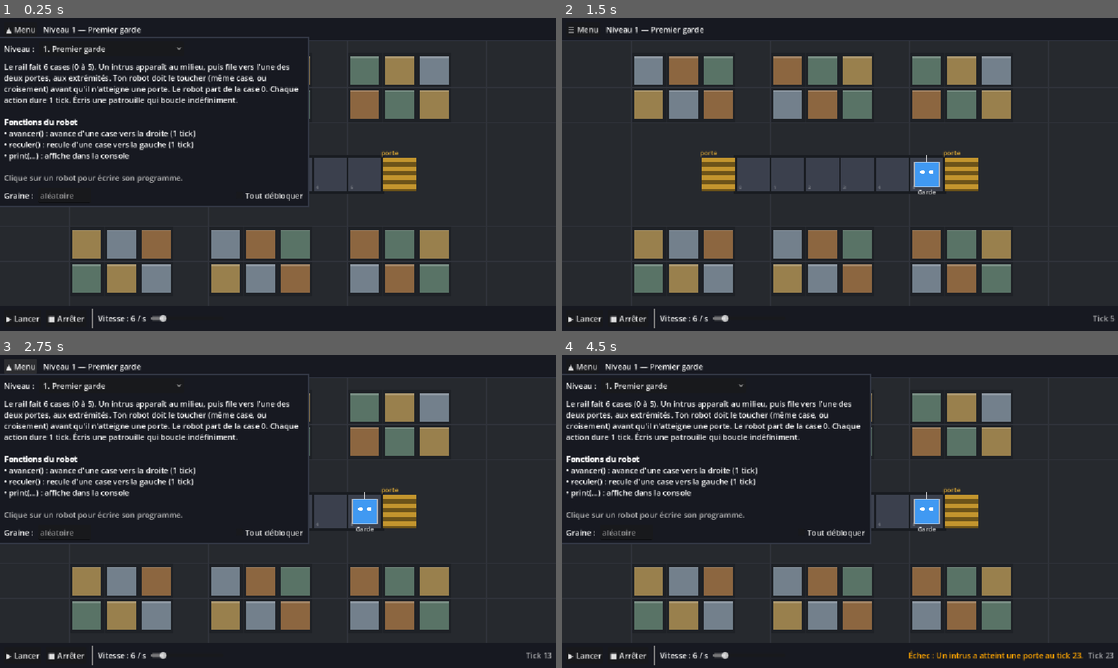
Above: before the commit, frames 1-4 (two rows, left to right).
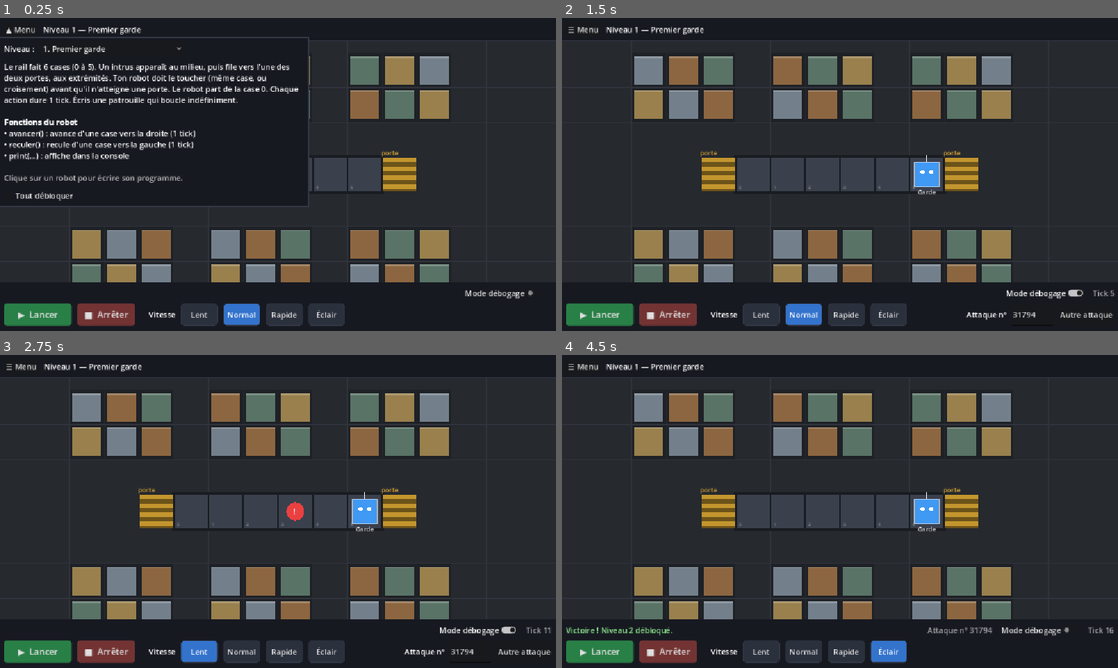
Above: after the commit, the same moments.

Repository: YohanPoirier/jeu_securite
Game: Godot game, scene res://main.tscn
Same seed, same stepped clock (60 frames per second), same inputs: the game is played once before the commit and once after it.
Inputs (mouse positions are in pixels of both pictures, inside the frame that each line leads up to):
- Up to frame 1 (0.25 s): no input
- Up to frame 2 (1.5 s): click "▶ Lancer" at 0.5 s; click (1045, 293) at 1.25 s, where only the run after the commit has a clickable "Mode débogage"
- Up to frame 3 (2.75 s): click "☰ Menu" (after the commit: "Lent") at 2 s
- Up to frame 4 (4.5 s): click (1040, 630) at 2.75 s, where only the run after the commit has a clickable "Mode débogage"; click (845, 652) at 3.5 s, where only the run after the commit has a clickable "Rapide"; click (890, 652) at 4.25 s, where only the run after the commit has a clickable "Éclair"

The runs differ from the first frame. In frame 1, 5.5% of the frame differs, in the area x 0-96%, y 55-100%; in frame 2, 5.6%; in frame 3, 18%; in frame 4, 18%, in the area x 0-100%, y 2-100%.

Commit message:
Barre de lancement plus consistante et mode débogage pour rejouer une attaque
- Boutons Lancer / Arrêter pleins et colorés ; vitesse en quatre boutons (Lent, Normal, Rapide, Éclair) à la place de la glissière
- Chaque essai affiche un numéro d'attaque ; le mode débogage permet de rejouer la même attaque (même numéro) ou d'en tirer une autre
- Le mot « graine » disparaît de l'interface

Co-Authored-By: Claude Sonnet 5.5 <noreply@anthropic.com>
Claude-Session: https://claude.ai/code/session_01Qn8oNbxsrQNPS2EWgssgFJ

Diff:
--- a/scripts/main.gd
+++ b/scripts/main.gd
@@ -12,7 +12,8 @@
 
 const SAVE_PATH := "user://progression.cfg"
 const TOP_H := 40
-const BOTTOM_H := 52
+const BOTTOM_H := 102
+const SPEEDS := [["Lent", 3], ["Normal", 6], ["Rapide", 12], ["Éclair", 30]]
 const EDITOR_W := 520
 const MENU_W := 640
 const PANEL_BG := Color(0.09, 0.10, 0.13)
@@ -28,6 +29,9 @@
 var editors: Dictionary = {}  # id du robot -> CodeEdit
 var marks: Dictionary = {}  # id du robot -> ligne surlignée
 var open_robot := ""
+var tps := 6  # ticks par seconde
+var debug_mode := false
+var last_attack := -1
 
 var view
 var menu_btn: Button
@@ -35,12 +39,13 @@
 var menu_panel: PanelContainer
 var menu_text: RichTextLabel
 var level_select: OptionButton
-var seed_edit: LineEdit
 var unlock_all: CheckBox
 var btn_run: Button
 var btn_stop: Button
-var speed_slider: HSlider
-var speed_label: Label
+var debug_check: CheckButton
+var attack_box: HBoxContainer
+var attack_edit: LineEdit
+var attack_label: Label
 var tick_label: Label
 var status_label: Label
 var editor_panel: PanelContainer
@@ -123,7 +128,6 @@
 	_build_editor_panel()
 	_build_bottom_bar()
 	_build_menu()
-	_update_speed_label()
 	_refresh_level_items()
 
 
@@ -166,19 +170,31 @@
 	menu_text.fit_content = true
 	menu_text.scroll_active = false
 	mv.add_child(menu_text)
-	var row2 := HBoxContainer.new()
-	row2.add_theme_constant_override("separation", 10)
-	mv.add_child(row2)
-	row2.add_child(_label("Graine :"))
-	seed_edit = LineEdit.new()
-	seed_edit.placeholder_text = "aléatoire"
-	seed_edit.custom_minimum_size = Vector2(110, 0)
-	row2.add_child(seed_edit)
-	row2.add_child(_spacer())
 	unlock_all = CheckBox.new()
 	unlock_all.text = "Tout débloquer"
 	unlock_all.toggled.connect(func(_b): _refresh_level_items())
-	row2.add_child(unlock_all)
+	mv.add_child(unlock_all)
+
+
+## Bouton plein, de couleur, plus visible que les boutons par défaut.
+func _styled_button(text: String, color: Color) -> Button:
+	var btn := Button.new()
+	btn.text = text
+	btn.custom_minimum_size = Vector2(140, 46)
+	btn.add_theme_font_size_override("font_size", 18)
+	for state in ["normal", "hover", "pressed", "disabled"]:
+		var sb := StyleBoxFlat.new()
+		sb.bg_color = color
+		if state == "hover":
+			sb.bg_color = color.lightened(0.15)
+		elif state == "pressed":
+			sb.bg_color = color.darkened(0.2)
+		elif state == "disabled":
+			sb.bg_color = color.darkened(0.5)
+		sb.set_corner_radius_all(6)
+		sb.set_content_margin_all(8)
+		btn.add_theme_stylebox_override(state, sb)
+	return btn
 
 
 func _build_bottom_bar() -> void:
@@ -187,35 +203,95 @@
 	bottom.grow_vertical = Control.GROW_DIRECTION_BEGIN
 	bottom.custom_minimum_size = Vector2(0, BOTTOM_H)
 	add_child(bottom)
+	var bv := VBoxContainer.new()
+	bv.add_theme_constant_override("separation", 6)
+	bottom.add_child(bv)
+
+	# ligne du haut : résultat de l'essai, numéro de l'attaque, tick
+	var info := HBoxContainer.new()
+	info.add_theme_constant_override("separation", 14)
+	bv.add_child(info)
+	status_label = _label("")
+	status_label.add_theme_font_size_override("font_size", 16)
+	info.add_child(status_label)
+	info.add_child(_spacer())
+	attack_label = _label("")
+	attack_label.modulate = Color(1, 1, 1, 0.6)
+	info.add_child(attack_label)
+	debug_check = CheckButton.new()
+	debug_check.text = "Mode débogage"
+	debug_check.tooltip_text = "Rejoue toujours la même attaque, pour tester ton programme."
+	debug_check.toggled.connect(_on_debug_toggled)
+	info.add_child(debug_check)
+	tick_label = _label("")
+	tick_label.modulate = Color(1, 1, 1, 0.6)
+	info.add_child(tick_label)
+
+	# ligne des commandes
 	var bh := HBoxContainer.new()
-	bh.add_theme_constant_override("separation", 10)
-	bottom.add_child(bh)
-	btn_run = Button.new()
-	btn_run.text = "▶ Lancer"
+	bh.add_theme_constant_override("separation", 12)
+	bv.add_child(bh)
+	btn_run = _styled_button("▶  Lancer", Color(0.16, 0.50, 0.28))
 	btn_run.pressed.connect(_on_run)
 	bh.add_child(btn_run)
-	btn_stop = Button.new()
-	btn_stop.text = "■ Arrêter"
+	btn_stop = _styled_button("■  Arrêter", Color(0.45, 0.20, 0.20))
+	btn_stop.custom_minimum_size = Vector2(120, 46)
 	btn_stop.pressed.connect(_on_stop)
 	bh.add_child(btn_stop)
 	bh.add_child(VSeparator.new())
-	speed_label = _label("")
-	bh.add_child(speed_label)
-	speed_slider = HSlider.new()
-	speed_slider.min_value = 1
-	speed_slider.max_value = 40
-	speed_slider.step = 1
-	speed_slider.value = 6
-	speed_slider.custom_minimum_size = Vector2(150, 0)
-	speed_slider.size_flags_vertical = Control.SIZE_SHRINK_CENTER
-	speed_slider.value_changed.connect(func(_v): _update_speed_label())
-	bh.add_child(speed_slider)
+	bh.add_child(_label("Vitesse"))
+	var group := ButtonGroup.new()
+	for sp in SPEEDS:
+		var sb := Button.new()
+		sb.text = sp[0]
+		sb.toggle_mode = true
+		sb.button_group = group
+		sb.custom_minimum_size = Vector2(76, 40)
+		for state in ["normal", "hover", "pressed", "hover_pressed"]:
+			var box := StyleBoxFlat.new()
+			var on: bool = state.ends_with("pressed")
+			box.bg_color = Color(0.20, 0.45, 0.80) if on else Color(0.17, 0.19, 0.24)
+			if state == "hover":
+				box.bg_color = Color(0.24, 0.27, 0.34)
+			box.border_color = BORDER
+			box.set_border_width_all(1)
+			box.set_corner_radius_all(6)
+			box.set_content_margin_all(6)
+			sb.add_theme_stylebox_override(state, box)
+		sb.button_pressed = (sp[1] == tps)
+		var v: int = sp[1]
+		sb.pressed.connect(func(): tps = v)
+		bh.add_child(sb)
 	bh.add_child(_spacer())
-	status_label = _label("")
-	bh.add_child(status_label)
-	tick_label = _label("")
-	tick_label.modulate = Color(1, 1, 1, 0.6)
-	bh.add_child(tick_label)
+
+	# mode débogage : rejouer la même attaque
+	attack_box = HBoxContainer.new()
+	attack_box.add_theme_constant_override("separation", 8)
+	attack_box.visible = false
+	bh.add_child(attack_box)
+	attack_box.add_child(_label("Attaque n°"))
+	attack_edit = LineEdit.new()
+	attack_edit.custom_minimum_size = Vector2(90, 0)
+	attack_edit.placeholder_text = "?"
+	attack_edit.tooltip_text = "Chaque numéro correspond à une attaque précise : le même numéro rejoue exactement la même attaque."
+	attack_box.add_child(attack_edit)
+	var b_new := Button.new()
+	b_new.text = "Autre attaque"
+	b_new.custom_minimum_size = Vector2(0, 40)
+	b_new.pressed.connect(func(): attack_edit.text = str(_new_attack_id()))
+	attack_box.add_child(b_new)
+
+
+func _new_attack_id() -> int:
+	return randi() % 100000
+
+
+func _on_debug_toggled(on: bool) -> void:
+	debug_mode = on
+	attack_box.visible = on
+	attack_label.visible = not on
+	if on and last_attack >= 0:
+		attack_edit.text = str(last_attack)  # on rejoue l'attaque qu'on vient de voir
 
 
 func _build_editor_panel() -> void:
@@ -281,10 +357,6 @@
 	return e
 
 
-func _update_speed_label() -> void:
-	speed_label.text = "Vitesse : %d / s" % int(speed_slider.value)
-
-
 func _refresh_level_items() -> void:
 	level_select.clear()
 	for i in levels.size():
@@ -404,16 +476,18 @@
 			_mark_line(id, res.line)
 			return
 		compiled[id] = res.code
-	var s := 0
-	var txt := seed_edit.text.strip_edges()
-	if txt.is_valid_int():
-		s = txt.to_int()
+	var attack: int
+	if debug_mode and attack_edit.text.strip_edges().is_valid_int():
+		attack = attack_edit.text.strip_edges().to_int()  # même numéro = même attaque
 	else:
-		s = randi() % 1000000
+		attack = _new_attack_id()
+	last_attack = attack
+	attack_edit.text = str(attack)
+	attack_label.text = "Attaque n° %d" % attack
 	console.clear()
-	_log("[color=gray]Graine %d[/color]" % s)
+	_log("[color=gray]Attaque n° %d[/color]" % attack)
 	_set_status("", Color.WHITE)
-	world = World.new(lv, compiled, s)
+	world = World.new(lv, compiled, attack)
 	view.world = world
 	view.alpha = 1.0
 	_set_running(true)
@@ -446,7 +520,7 @@
 func _process(delta: float) -> void:
 	if not running or world == null:
 		return
-	var interval := 1.0 / speed_slider.value
+	var interval := 1.0 / float(tps)
 	timer += delta
 	var guard := 0
 	while timer >= interval and running and guard < 60:
@@ -491,7 +565,7 @@
 			_save_progress()
 		"defaite":
 			_set_status("Échec : %s" % world.message, Color.ORANGE)
-			_log("[color=orange]%s[/color] [color=gray](graine %d)[/color]" % [world.message, world.seed_used])
+			_log("[color=orange]%s[/color] [color=gray](attaque n° %d)[/color]" % [world.message, world.seed_used])
 		"erreur":
 			_set_status("Erreur dans un programme (voir la console)", Color.TOMATO)
 			_log("[color=tomato]%s[/color]" % world.message)
--- a/tests/ui_smoke.gd
+++ b/tests/ui_smoke.gd
@@ -21,7 +21,8 @@
 			print("ÉCHEC : l'éditeur ne s'ouvre pas")
 			fails += 1
 		main.editors[rid].text = main.levels[i].solutions[rid]
-		main.seed_edit.text = "7"
+		main.debug_check.button_pressed = true
+		main.attack_edit.text = "7"
 		main._on_run()
 		var guard := 0
 		while main.running and guard < 2000:
@@ -32,6 +33,24 @@
 		print("niveau %d : %s (%s)" % [i + 1, st, main.world.message])
 		if st != "victoire":
 			fails += 1
+	# mode débogage : la même attaque est rejouée à l'identique
+	main._select_level(1)
+	main._set_menu(false)
+	main.debug_check.button_pressed = true
+	main.editors["garde"].text = main.levels[1].solutions["garde"]
+	main.attack_edit.text = "123"
+	var traces: Array = []
+	for r in 2:
+		main._on_run()
+		var w1 = main.world
+		var g := 0
+		while main.running and g < 2000:
+			main._process(0.1)
+			g += 1
+		traces.append([w1.length, w1.tick_n, w1.status, w1.intruders.map(func(it): return it.dir)])
+	print("rejeu identique : ", traces[0] == traces[1], " ", traces[0])
+	if traces[0] != traces[1]:
+		fails += 1
 	# vrai clic de souris sur le robot dans l'entrepôt
 	main._select_level(0)
 	main._set_menu(false)
